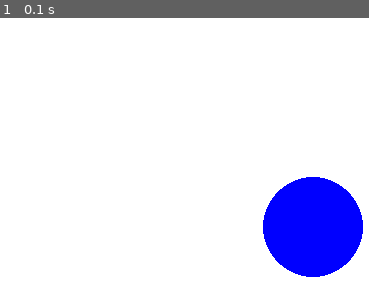
Above: before the commit, frame 1.
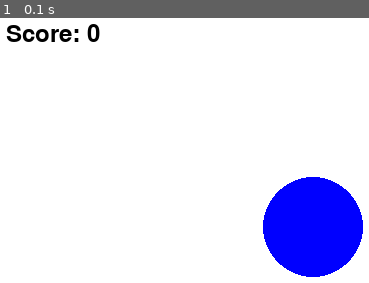
Above: after the commit, the same moment.

Repository: milan-kolar/Projekty
Game: pygame game, started from pygame/Sestřelit míček.py
Two runs of this game, one before a commit and one after it. Both use one fixed random seed, a clock stepped at 60 frames per second and the inputs below.
Inputs:
- Up to frame 1 (0.1 s): no input

The runs differ from the first frame. In frame 1, 0.8% of the frame differs, in the area x 1-28%, y 2-10%.

Commit message:
Hra sestřelit míček

Diff:
--- a/pygame/Sestřelit míček.py
+++ b/pygame/Sestřelit míček.py
@@ -27,8 +27,7 @@
 y = random.randint(0, 480)
 ball = pygame.draw.circle(screen, (0, 0, 255), (x, y), 50)
 
-# Draw the new ball and the score
-pygame.draw.circle(screen, (0, 0, 255), ball.center, 50)
+# Draw the score
 score_text = f"Score: {score}"
 score_font = pygame.font.Font(None, 36)
 score_surface = score_font.render(score_text, True, (0, 0, 0))
@@ -60,15 +59,17 @@
                 else:
                     x = random.randint(0, 640)
                     y = random.randint(0, 480)
-                    ball = pygame.draw.circle(screen, (0, 0, 255), (x, y), 50)
     # Vymažeme předchozí obsah okna
     screen.fill((255, 255, 255))
+
     # Vykreslíme nový míček a skóre
-    pygame.draw.circle(screen, (0, 0, 255), ball.center, 50)
-score_text = f"Score: {score}"
-score_font = pygame.font.Font(None, 36)
-score_surface = score_font.render(score_text, True, (0, 0, 0))
-screen.blit(score_surface, (20, 20))
+    ball = pygame.draw.circle(screen, (0, 0, 255), (x,y), 50)
 
-# Update the display
-pygame.display.flip()
+    # Draw the score
+    score_text = f"Score: {score}"
+    score_font = pygame.font.Font(None, 36)
+    score_surface = score_font.render(score_text, True, (0, 0, 0))
+    screen.blit(score_surface, (20, 20))
+
+     # Update the display
+    pygame.display.flip()
